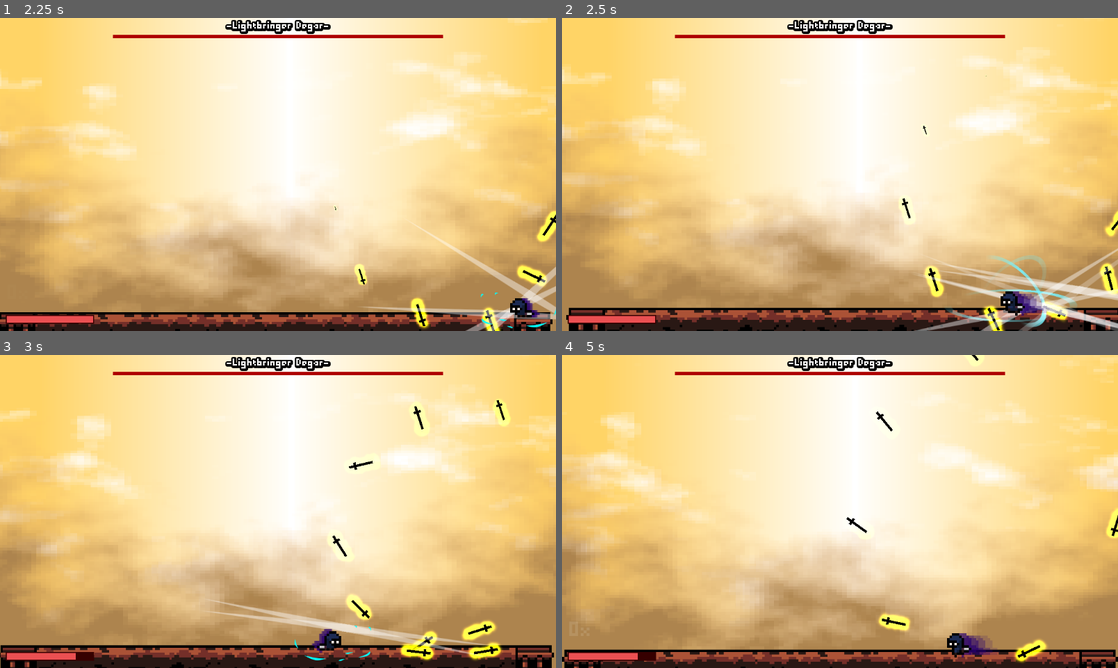
Above: before the commit, frames 1-4 (two rows, left to right).
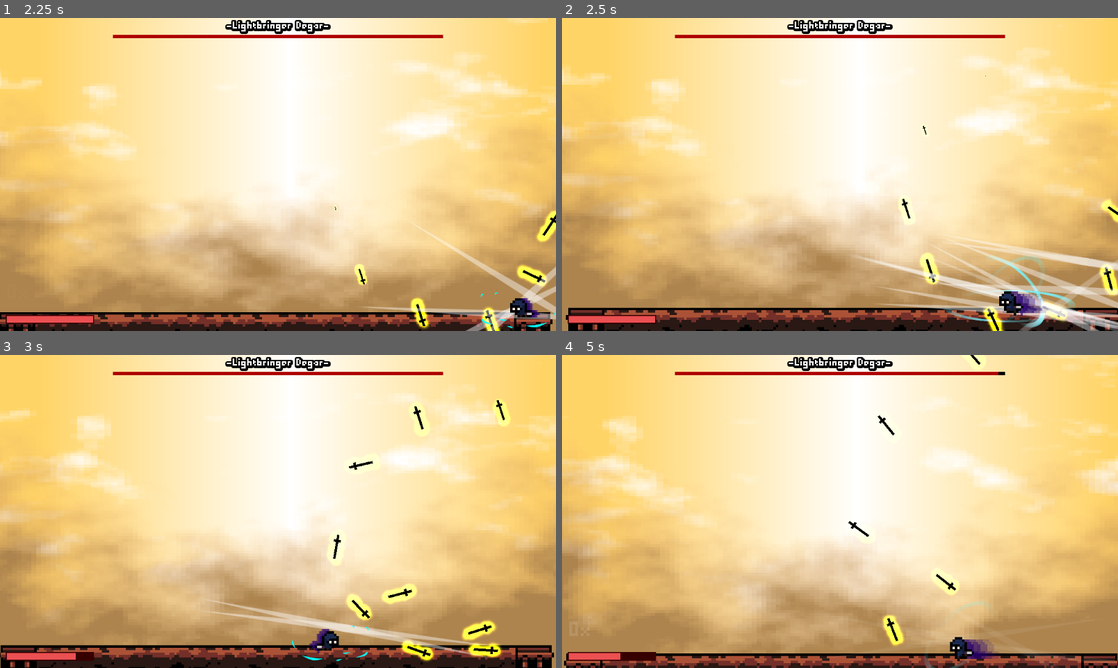
Above: after the commit, the same moments.

Repository: ArandomPsi/returntosender
Game: Godot game, scene res://scenes/lightdomain.tscn
Same seed, same stepped clock (60 frames per second), same inputs: the game is played once before the commit and once after it. This scene is started directly instead of the project's main scene. Sound files missing from this copy of the repository are replaced by a short silence.
Inputs:
- Up to frame 1 (2.25 s): hold Right (right) 0.53-2.03 s; tap Space (basicattack) at 0.6, 1.35, 2.1 s; tap Up (up) at 0.77, 1.52 s; hold Left (left) from 2.03 s (still down)
- Up to frame 2 (2.5 s): keep holding Left (left)
- Up to frame 3 (3 s): release Left (left) at 2.78 s; hold Right (right) from 2.78 s (still down); tap Space (basicattack) at 2.85 s
- Up to frame 4 (5 s): tap Up (up) at 3.02, 3.77, 4.52 s; tap Space (basicattack) at 3.6, 4.35 s; release Right (right) at 4.28 s; hold Left (left) from 4.28 s (still down)

Frame 1 is identical in both runs. In frame 2, 5.1% of the frame differs, in the area x 0-100%, y 16-100%; in frame 3, 1.2%; in frame 4, 7.5%, in the area x 0-100%, y 0-100%.

Commit message:
saba

Diff:
--- a/scenes/counter.tscn
+++ b/scenes/counter.tscn
@@ -66,10 +66,10 @@
 tracks/3/interp = 1
 tracks/3/loop_wrap = true
 tracks/3/keys = {
-"times": PackedFloat32Array(0, 0.0666667, 0.133333, 0.2, 0.3),
-"transitions": PackedFloat32Array(1, 1, 1, 1, 1),
+"times": PackedFloat32Array(0, 0.0666667, 0.2),
+"transitions": PackedFloat32Array(1, 1, 1),
 "update": 1,
-"values": [true, false, true, false, true]
+"values": [true, false, true]
 }
 
 [sub_resource type="Animation" id="Animation_vv7id"]
@@ -130,7 +130,7 @@
 }
 
 [sub_resource type="CircleShape2D" id="CircleShape2D_yttel"]
-radius = 109.005
+radius = 261.017
 
 [node name="counter" type="Node2D"]
 script = ExtResource("1_8e5hq")
--- a/scenes/hitfx.tscn
+++ b/scenes/hitfx.tscn
@@ -1,7 +1,8 @@
-[gd_scene load_steps=6 format=3 uid="uid://52txyqel34aj"]
+[gd_scene load_steps=7 format=3 uid="uid://52txyqel34aj"]
 
 [ext_resource type="Texture2D" uid="uid://yshnmnjvpiyv" path="res://assets/iaislash.svg" id="1_ybt6w"]
 [ext_resource type="Script" uid="uid://cowxbedlgdqg3" path="res://shaders/par.gd" id="2_jlpdl"]
+[ext_resource type="AudioStream" uid="uid://dp5t2fsmrt1j3" path="res://assets/parry-ultrakill.mp3" id="3_qfrtp"]
 
 [sub_resource type="Gradient" id="Gradient_jlpdl"]
 colors = PackedColorArray(1, 1, 1, 1, 1, 1, 1, 0)
@@ -37,3 +38,7 @@
 local_coords = true
 process_material = SubResource("ParticleProcessMaterial_gxb4i")
 script = ExtResource("2_jlpdl")
+
+[node name="AudioStreamPlayer2D" type="AudioStreamPlayer2D" parent="."]
+stream = ExtResource("3_qfrtp")
+autoplay = true
--- a/scenes/hitsound.tscn
+++ b/scenes/hitsound.tscn
@@ -1,10 +1,12 @@
 [gd_scene load_steps=3 format=3 uid="uid://vhsxe3lq26mt"]
 
-[ext_resource type="AudioStream" uid="uid://domdroaiabylp" path="res://assets/hollow_knight_bungling_bounce_1.wav" id="1_gma41"]
+[ext_resource type="AudioStream" uid="uid://dp5t2fsmrt1j3" path="res://assets/parry-ultrakill.mp3" id="1_gma41"]
 [ext_resource type="Script" uid="uid://b5tuw83rif5pv" path="res://scripts/hitsound.gd" id="2_qjyid"]
 
 [node name="hitsound" type="AudioStreamPlayer"]
 stream = ExtResource("1_gma41")
+volume_db = 5.0
+pitch_scale = 2.0
 autoplay = true
 script = ExtResource("2_qjyid")
 
--- /dev/null
+++ b/scenes/hitsound2.tscn
@@ -0,0 +1,11 @@
+[gd_scene load_steps=3 format=3 uid="uid://cy0kx70x4wnh3"]
+
+[ext_resource type="AudioStream" uid="uid://wpe763hxgtfm" path="res://assets/hero_damage_less_harsh_02.wav" id="1_f37bx"]
+[ext_resource type="Script" uid="uid://b5tuw83rif5pv" path="res://scripts/hitsound.gd" id="2_ktxc0"]
+
+[node name="hitsound" type="AudioStreamPlayer"]
+stream = ExtResource("1_f37bx")
+autoplay = true
+script = ExtResource("2_ktxc0")
+
+[connection signal="finished" from="." to="." method="_on_finished"]
--- a/scenes/player.tscn
+++ b/scenes/player.tscn
@@ -4,7 +4,7 @@
 [ext_resource type="Script" uid="uid://cjc648jo20bgh" path="res://scripts/player.gd" id="1_dovo2"]
 [ext_resource type="FontFile" uid="uid://dg5oqr02k0vkp" path="res://assets/PixelMillennium-1oBZ.ttf" id="3_qhqgy"]
 [ext_resource type="AudioStream" uid="uid://dhye6c2m1rlev" path="res://assets/sheathe.wav" id="4_dqkch"]
-[ext_resource type="AudioStream" uid="uid://dp5t2fsmrt1j3" path="res://assets/parry-ultrakill.mp3" id="5_qlg0r"]
+[ext_resource type="AudioStream" uid="uid://wpe763hxgtfm" path="res://assets/hero_damage_less_harsh_02.wav" id="5_qlg0r"]
 
 [sub_resource type="AtlasTexture" id="AtlasTexture_qhqgy"]
 atlas = ExtResource("1_8afob")
@@ -275,5 +275,6 @@
 
 [node name="parry" type="AudioStreamPlayer2D" parent="."]
 stream = ExtResource("5_qlg0r")
-volume_db = 5.0
+volume_db = 10.0
+pitch_scale = 2.0
 max_polyphony = 50
--- a/scripts/deflector.gd
+++ b/scripts/deflector.gd
@@ -6,6 +6,9 @@
 
 	if body.has_method("reflect"):
 		body.reflect()
+		var b = load("res://scenes/hitsound.tscn").instantiate()
+		get_tree().current_scene.add_child(b)
+
 	else:
 		body.velocity += global_transform.x * 800
 		body.damage(1 + get_parent().get_parent().hitcombo/1.5)
--- a/scripts/player.gd
+++ b/scripts/player.gd
@@ -163,11 +163,12 @@
 	spawnparry(global_position)
 	if parryframes < 1:
 		camerashake += 20
+		$parry.play()
 		hp -= 1
 		var b = preload("res://scenes/hitsound.tscn").instantiate()
 		get_tree().current_scene.add_child(b)
 	else:
-		$parry.play()
+
 		spawncircles()
 		hp += 5
 		hp = clamp(hp,0,5)
Not shown, added: assets/hero_damage_less_harsh_02.wav.import
Not shown, added: assets/hero_damage_less_harsh_02.wav
